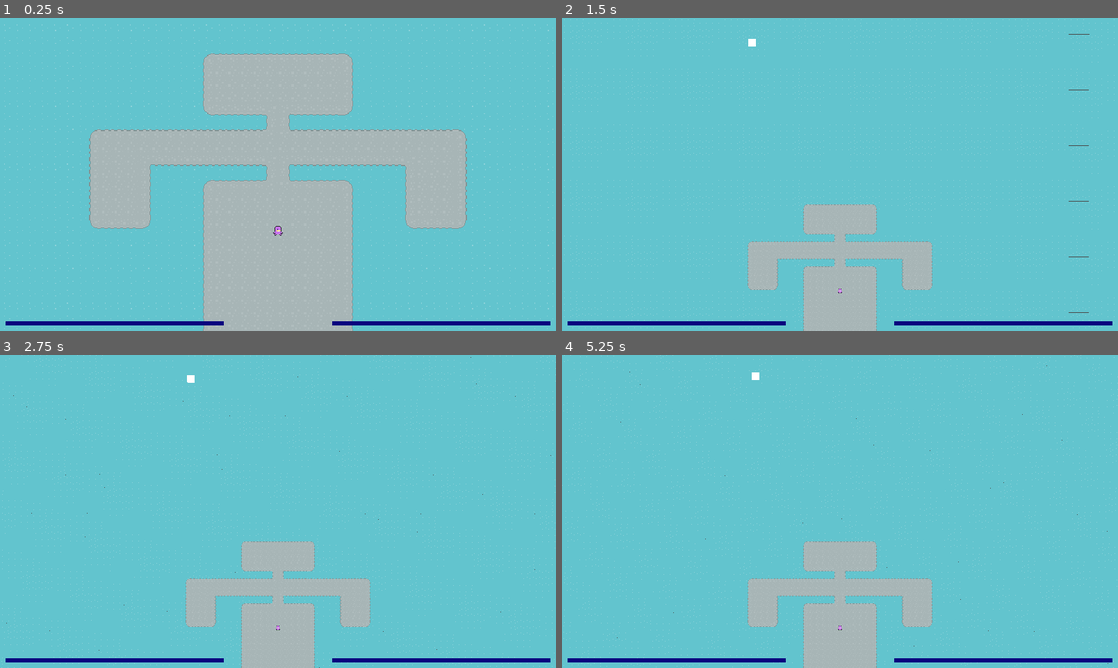
Above: before the commit, frames 1-4 (two rows, left to right).
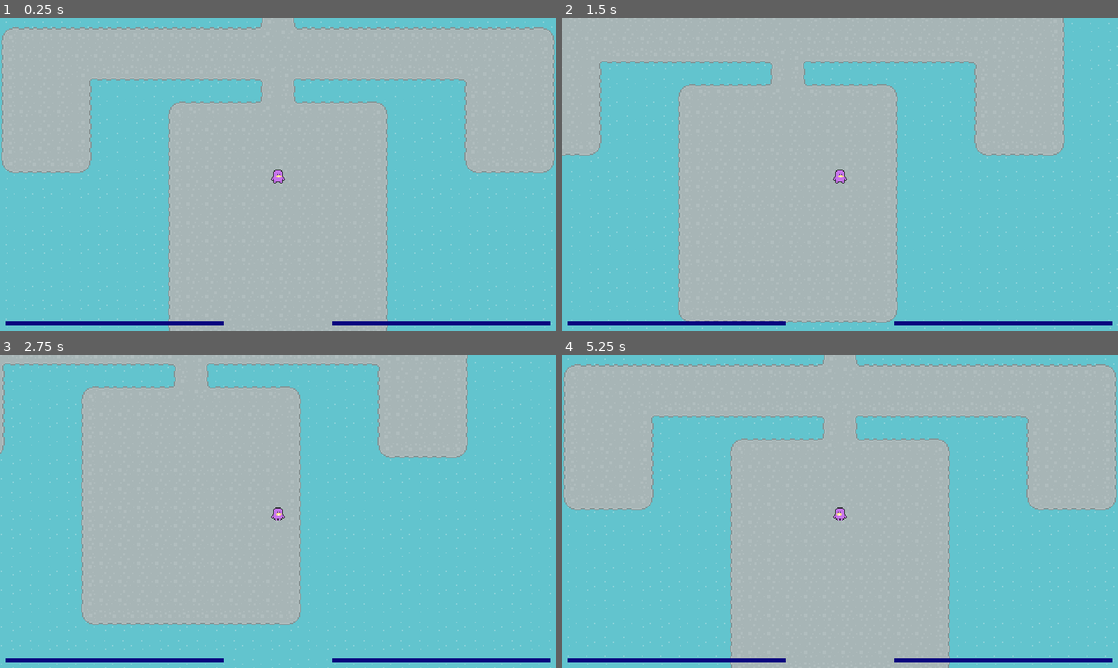
Above: after the commit, the same moments.

Repository: psycotica0/MultiplayerSubmarine
Game: Godot game, scene res://World.tscn
The game is run twice, just before and just after one commit, with the same random seed, the same clock (stepped at 60 frames per second) and the same inputs.
Inputs:
- Up to frame 1 (0.25 s): no input
- Up to frame 2 (1.5 s): hold Right (ui_right) 0.53-1.28 s; hold Down (ui_down) from 1.28 s (still down)
- Up to frame 3 (2.75 s): release Down (ui_down) at 2.03 s; hold Right (ui_right) from 2.03 s (still down)
- Up to frame 4 (5.25 s): release Right (ui_right) at 2.78 s; hold Up (ui_up) 2.78-3.53 s; hold Left (ui_left) 3.53-5.03 s; hold Down (ui_down) from 5.03 s (still down)

The runs differ from the first frame. In frame 1, 44% of the frame differs, in the area x 0-100%, y 0-100%; in frame 2, 47%; in frame 3, 39%; in frame 4, 49%.

Commit message:
Fix In-Ship Collisions
When I bumped into stuff inside the ship, things went **crazy**.

This ship bounced all over the place and things got really bad.
That's because my dude was bouncing inside the ship and that was
applying forces, etc.

I first tried setting layers and masks, but that didn't seem to fix
anything. So I was getting nervous. But then I looked at the docs and it
looks like the fix is just simply choosing "false" for the second
parameter, which now means rather than kicking through a RigidBody I
consider it to be static instead, which is exactly what I wanted!

Seems ok now.

Diff:
--- a/Player.gd
+++ b/Player.gd
@@ -15,7 +15,7 @@
 func _ready():
 	if local:
 		$Camera2D.current = true
-	change_state(STATE.DRIVING)
+	change_state(STATE.MOVING)
 
 func _physics_process(delta):
 	match(state):
@@ -54,7 +54,7 @@
 	if velocity != Vector2.ZERO:
 		$AnimationPlayer.play("Run")
 		# No delta because of the latch, we only move one frame
-		var _c = move_and_collide(velocity.normalized() * speed)
+		var _c = move_and_collide(velocity.normalized() * speed, false)
 		# Only set flip_h if it needs to be different.
 		# So if I'm going south, I don't change it
 		if $Sprite.flip_h and velocity.x > 0:
--- a/Player.tscn
+++ b/Player.tscn
@@ -189,6 +189,8 @@
 [sub_resource type="AnimationNodeStateMachinePlayback" id=7]
 
 [node name="Player" type="KinematicBody2D"]
+collision_layer = 2
+collision_mask = 3
 script = ExtResource( 2 )
 
 [node name="Sprite" type="Sprite" parent="."]
--- a/project.godot
+++ b/project.godot
@@ -58,6 +58,12 @@
  ]
 }
 
+[layer_names]
+
+2d_physics/layer_1="Ship"
+2d_physics/layer_2="Player"
+2d_physics/layer_8="UseEmptyHand"
+
 [physics]
 
 2d/default_gravity_vector=Vector2( 0, 0 )
